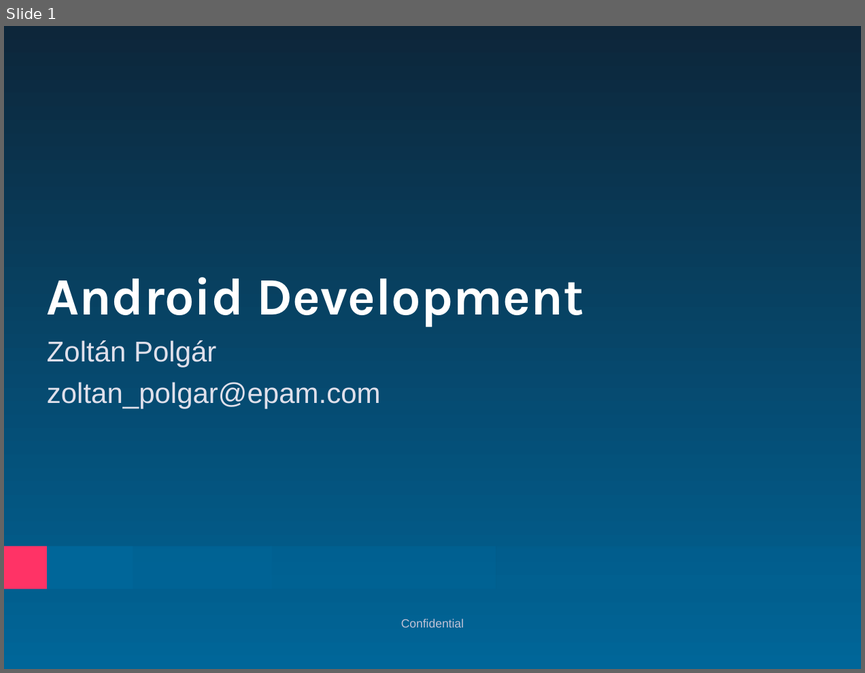
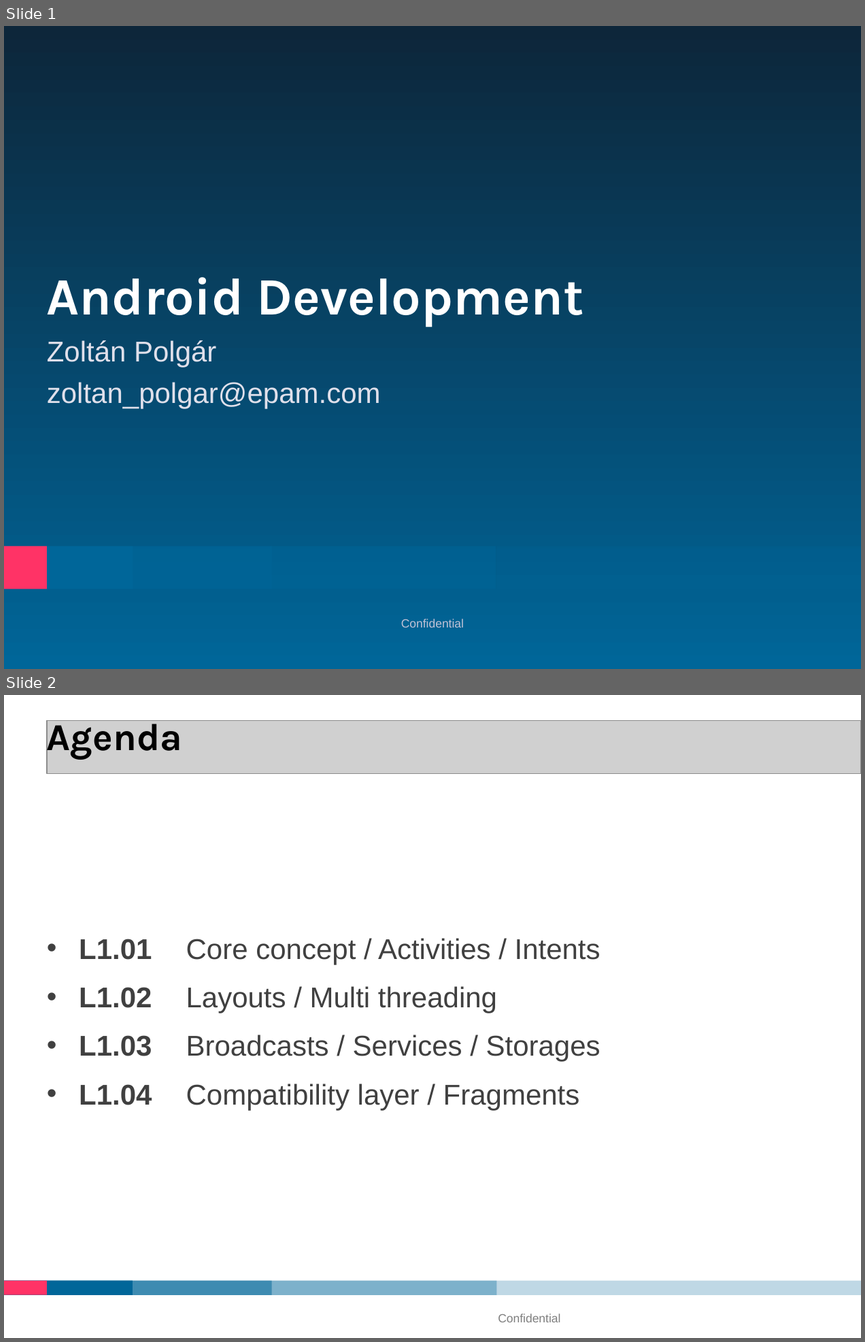
Before and after one commit to Pozo/android-training, a slide deck: L1.01/android-training-L1.01.odp. Shown one above the other, each under a label of ours: slide 1 before the commit, slides 1 and 2 after it. The pictures are 865x673 and 865x1342 pixels, drawn with LibreOffice and Linux fonts; fonts in the diff are those of the drawing; grey boxes stand for pictures; background and template pictures are left out. Boxes give left, top, right and bottom in pixels: in the first picture for what was removed or moved away, otherwise in the second. Text is boxed around its words. In the diff, an @@ line names an element or a change of style, - is before the commit and + after.

Commit message:
A few new slide

```diff
--- a/L1.01/android-training-L1.01.odp
+++ b/L1.01/android-training-L1.01.odp
@@ slide 2 added at [4, 695, 861, 1338], background #FFFFFF @@
@@ picture added at [47, 721, 861, 774] @@
@@ text added at [47, 716, 182, 760], 32 pt, text #000000, bold @@
+Agenda
@@ text added at [79, 938, 600, 1110], 24 pt, text #404040 @@
+• L1.01 Core concept / Activities / Intents
+• L1.02 Layouts / Multi threading
+• L1.03 Broadcasts / Services / Storages
+• L1.04 Compatibility layer / Fragments
@@ group added at [4, 1280, 861, 1295]: 5 rectangles @@
@@ text added at [498, 1313, 560, 1322], 10 pt, text #7F7F7F @@
+Confidential
```
Also in this commit, not shown: 1 other slide added.
